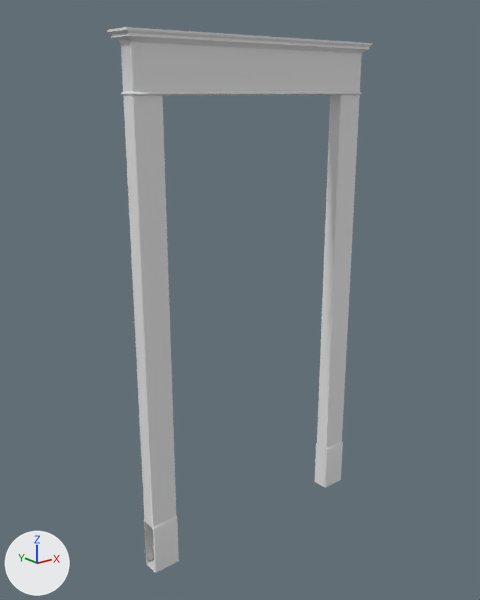
Renders of the FBX model _ART/Models/Generic/SM_DoorFrame.fbx from each side of a commit.
Both versions are drawn from a 50 mm lens placed at (-1.87, -2.25, 2.09), pointed at (-0.03, 0.05, 1.17). Every picture has the same lights, and +X, +Y and +Z are marked at lower left. Vertices at the same position are counted once.

Names of what the first picture shows: 'SM_DoorFrame'.
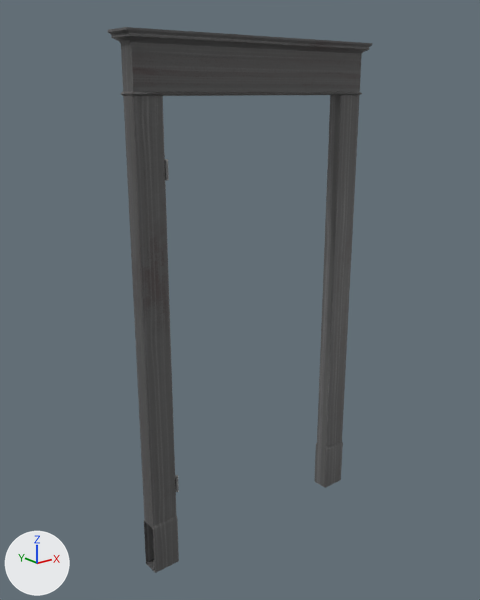
Commit message: changed blend for door and door frame.

Pixel boxes [x1, y1, x2, y2] of what changed, in the pictures (480 x 600 px; the box of a moved part takes in the faces that stretch with it):
'SM_joints', added
    after: [165, 159, 179, 492]
part 1 of me_mesh_001, moved or reshaped
    both: [144, 518, 179, 573]
part 2 of me_mesh_001, moved or reshaped
    both: [315, 443, 343, 488]
part 3 of me_mesh_001, recoloured
    both: [108, 27, 372, 573]

Patch to the scene script:
```diff
--- a/_ART/Models/Generic/SM_DoorFrame.fbx.py
+++ b/_ART/Models/Generic/SM_DoorFrame.fbx.py
@@ img_t_finewood_d_jpg @@
+img_t_finewood_d_jpg = load_image('T_FineWood_D.jpg', '../../Textures/T_FineWood/T_FineWood_D.png', 2048, 2048, 'sRGB')
@@ img_t_wornmetal_d_png @@
+img_t_wornmetal_d_png = load_image('T_WornMetal_D.png', '../../Textures/T_Tileable/T_WornMetal/T_WornMetal_D.png', 2048, 2048, 'sRGB')
@@ mat_wood @@
+mat_wood = principled_material('Wood')
+mat_wood.texture = img_t_finewood_d_jpg
@@ mat_metal @@
+mat_metal = principled_material('Metal')
+mat_metal.texture = img_t_wornmetal_d_png
+mat_metal.metallic = 1.0
@@ me_mesh_001 @@
 # used by ob_sm_doorframe; location = (-0.357, 0.0, 0.0)
-me_mesh_001.from_pydata(...)  # 290 vertices, 281 faces; spans x -0.27..1.02, y -0.06..0.07, z 0.0..2.31
+me_mesh_001.from_pydata(...)  # 282 vertices, 277 faces; spans x -0.27..1.02, y -0.06..0.07, z 0.0..2.31
+# me_mesh_001 part 1
+# 4 vertices are removed from x -0.11, y -0.04..0.05, z 0.23
+# 15 faces are deleted
+# 13 new faces join them
+# me_mesh_001 part 2
+# 4 vertices are removed from x 0.86, y -0.04..0.05, z 0.23
+# 15 faces are deleted
+# 13 new faces join them
+# me_mesh_001 part 3: 251 faces spanning x -0.27..1.02, y -0.06..0.07, z 0.0..2.31 switch from no material to mat_wood (picture img_t_finewood_d_jpg)
@@ me_cylinder @@
+me_cylinder.from_pydata(...)  # 40 vertices, 24 faces; spans x -0.002..0.011, y -0.045..-0.031, z 0.368..1.843
+me_cylinder.materials.append(mat_metal)  # picture img_t_wornmetal_d_png
@@ ob_sm_joints @@
+ob_sm_joints = bpy.data.objects.new('SM_joints', me_cylinder)
+ob_sm_joints.location = (-0.463, 0.008, 0.0)
```
